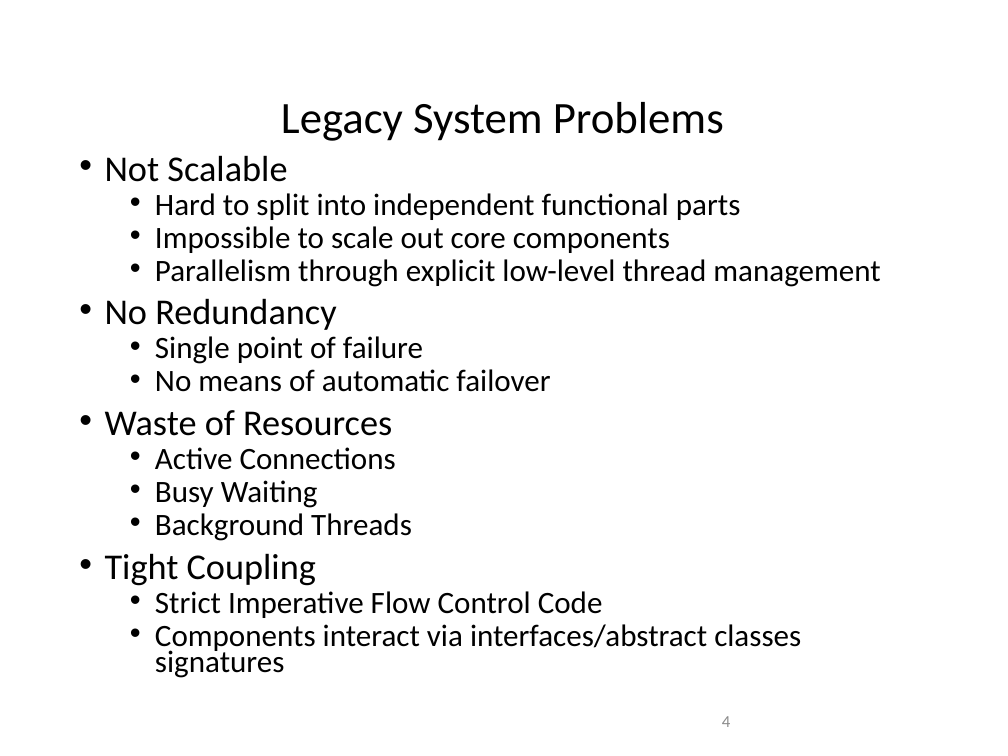
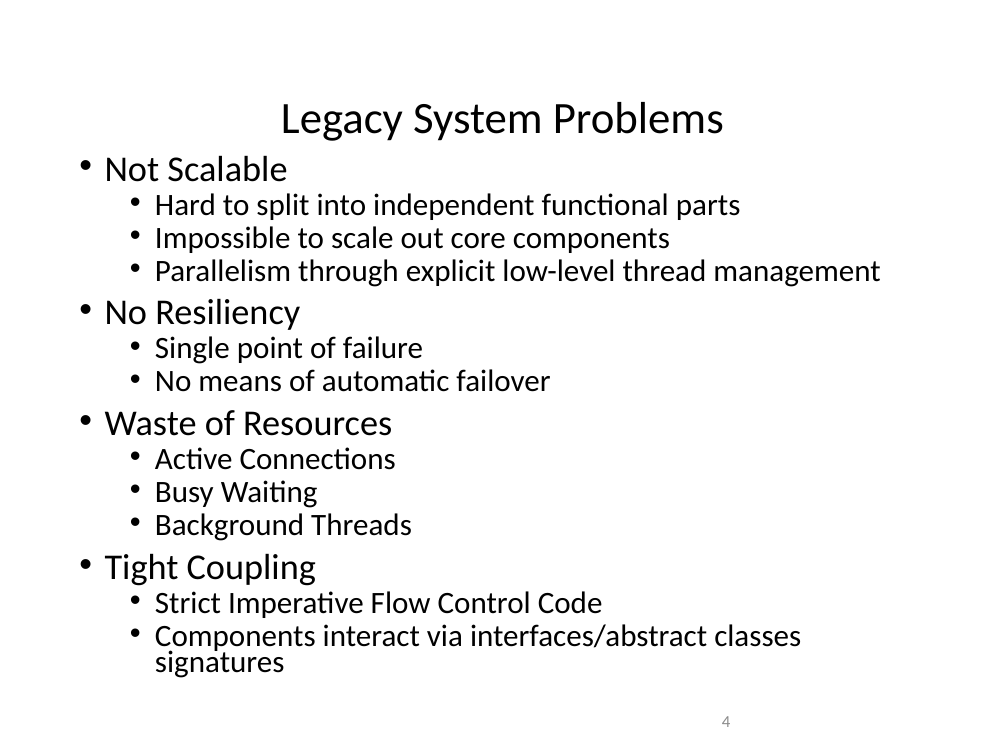
Before and after one commit to amichel/PaymentsGateway.MassTransit.Demo, a slide deck: slide 4 of Presentation/Service Bus Integration Patterns.pptx. Drawn at 1008x756 pixels with LibreOffice and Linux fonts; fonts in the diff are those of the drawing; background and template pictures are left out. Boxes give left, top, right and bottom in pixels: in the first picture for what was removed or moved away, otherwise in the second. Text is boxed around its words. In the diff, an @@ line names an element or a change of style, - is before the commit and + after.

```diff
--- a/Presentation/Service Bus Integration Patterns.pptx
+++ b/Presentation/Service Bus Integration Patterns.pptx
@@ text at box(105, 298, 300, 330): text changed @@
-• No Redundancy
+• No Resiliency
```
Also in this commit, not shown: 1 other slide changed.
